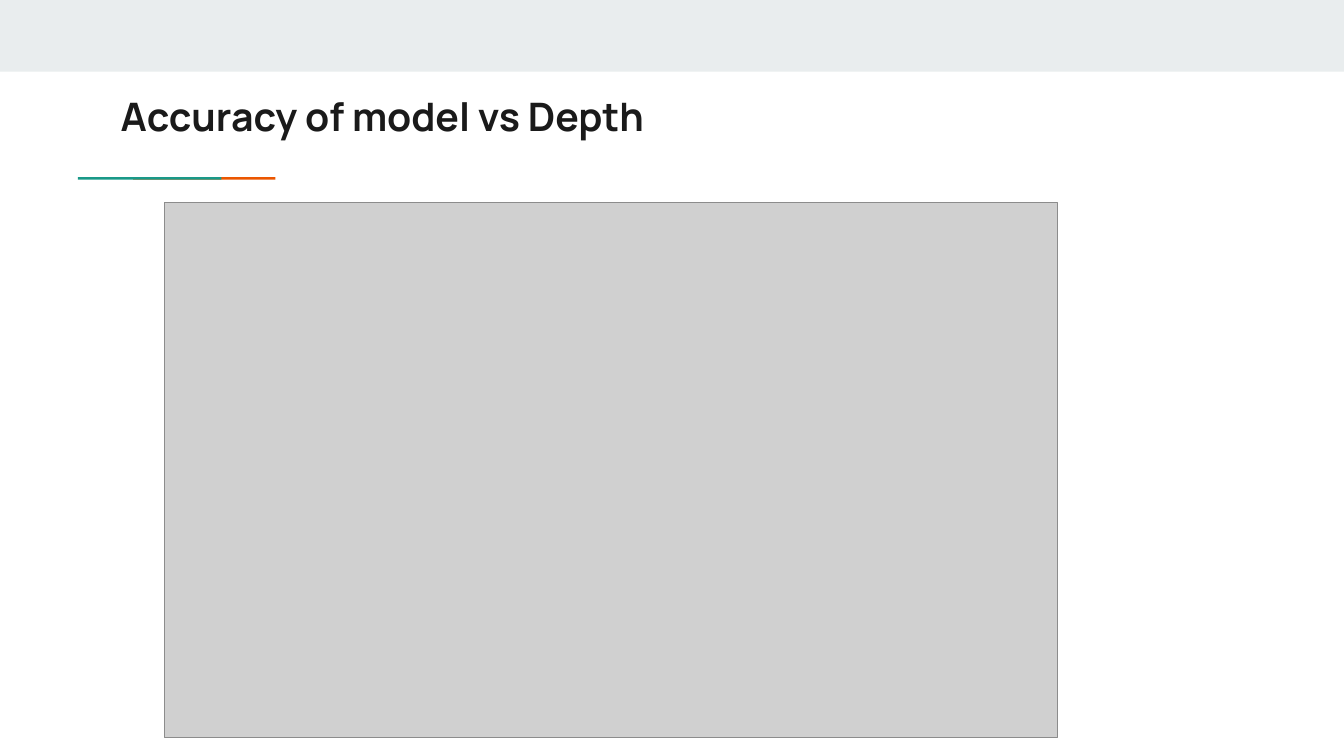
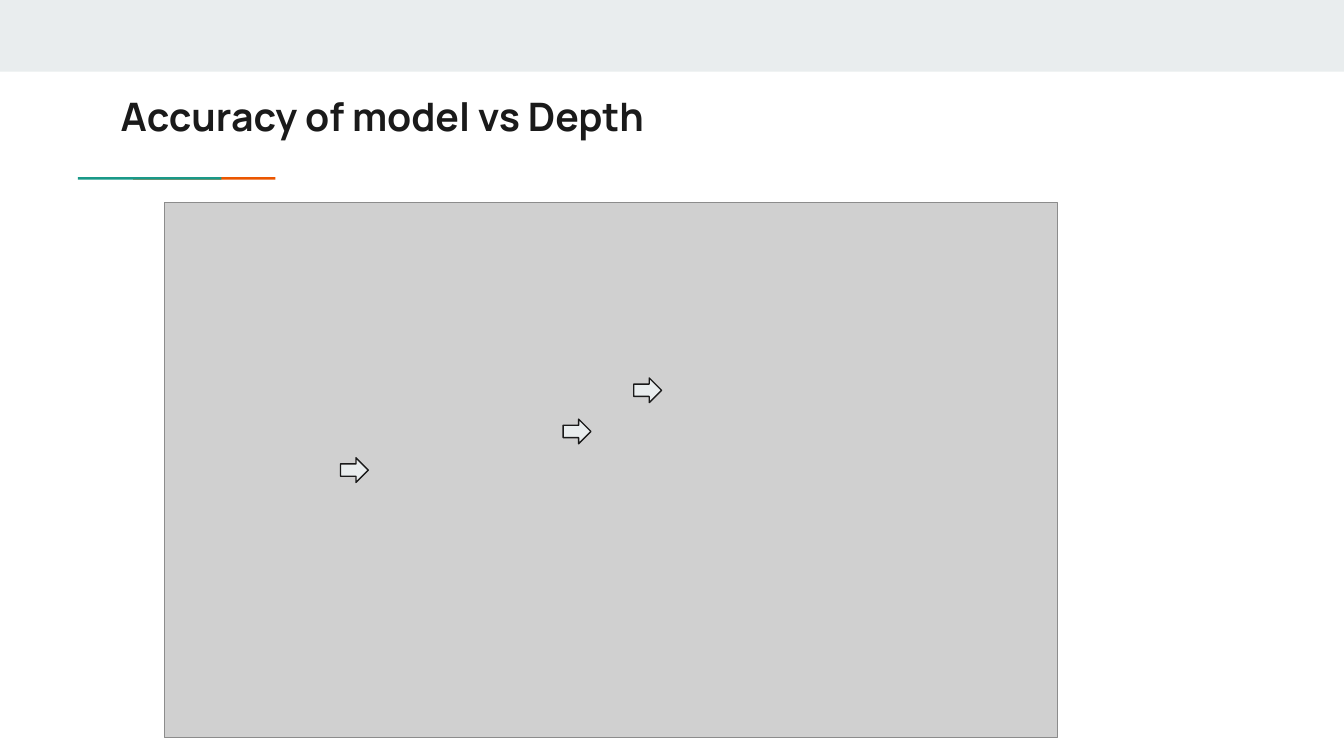
Before and after one commit to mkaturiusd24/USDIntroToAIGroup1, a slide deck: slide 17 of Maternal Health Risk Final Project.pptx (slide 14 before the commit). Drawn at 1344x756 pixels with LibreOffice and Linux fonts; fonts in the diff are those of the drawing; grey boxes stand for pictures. Boxes give left, top, right and bottom in pixels: in the first picture for what was removed or moved away, otherwise in the second. Text is boxed around its words. In the diff, an @@ line names an element or a change of style, - is before the commit and + after.

```diff
--- a/Maternal Health Risk Final Project.pptx
+++ b/Maternal Health Risk Final Project.pptx
@@ right arrow added at (634, 378, 663, 402), fill #E9EDEE, outline #1A1A1A 0.75 pt @@
@@ right arrow added at (563, 419, 591, 444), fill #E9EDEE, outline #1A1A1A 0.75 pt @@
@@ right arrow added at (340, 458, 368, 482), fill #E9EDEE, outline #1A1A1A 0.75 pt @@
```
Also in this commit, not shown: 3 other slides changed, 6 slides added, 3 slides removed.
